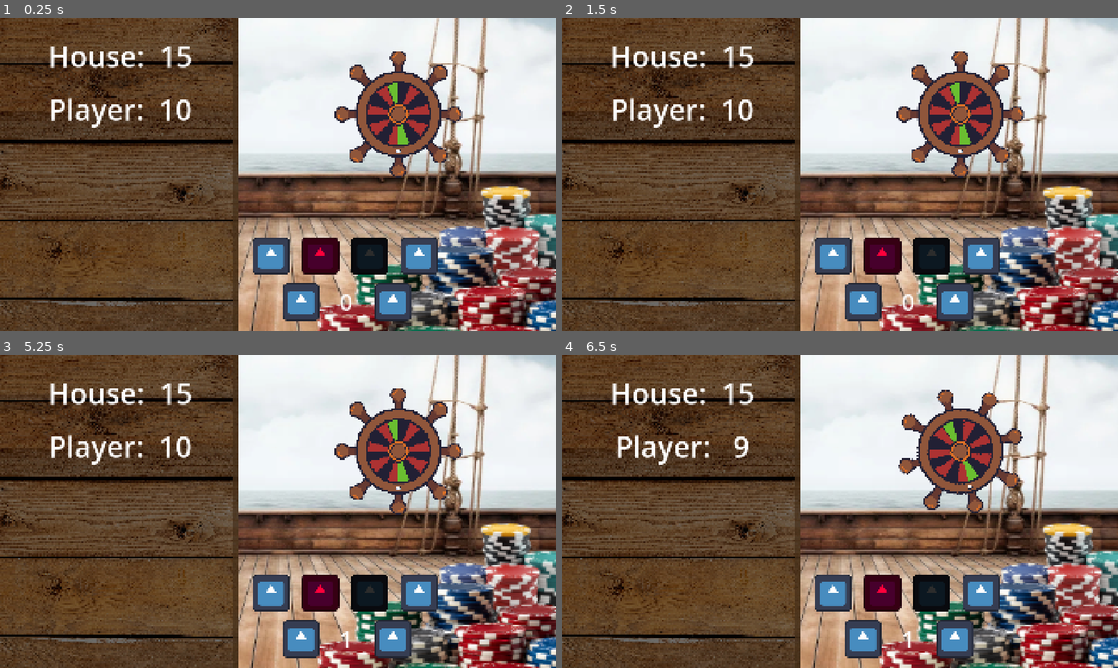
Above: before the commit, frames 1-4 (two rows, left to right).
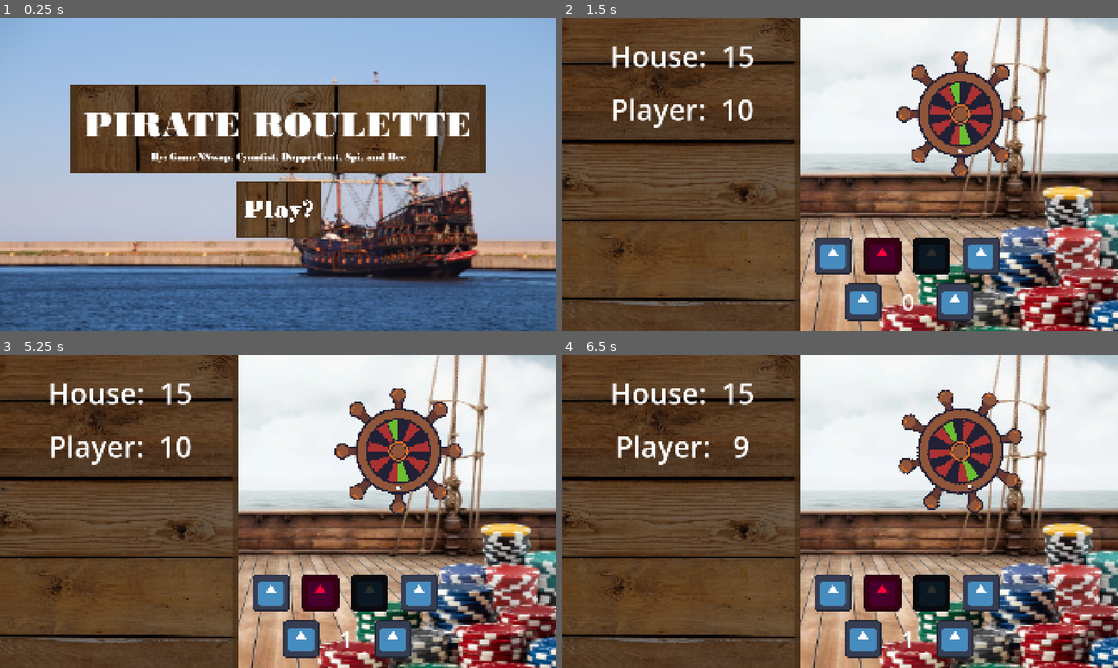
Above: after the commit, the same moments.

Repository: DapperCoat/The-Very-Serious-Game-Jam---Team-Bitato
Game: Godot game, scene res://Scenes/intro.tscn
Two runs of this game, one before a commit and one after it. Both use one fixed random seed, a clock stepped at 60 frames per second and the inputs below. Before the commit the project starts from res://Scenes/game_scene.tscn. The engine's default icon, where the game draws it, is replaced by a stand-in: a white triangle on a blue panel in a dark square.
Inputs (mouse positions are in pixels of both pictures, inside the frame that each line leads up to):
- Up to frame 1 (0.25 s): no input
- Up to frame 2 (1.5 s): click (840, 208) at 0.52 s; click (834, 255) at 1.25 s
- Up to frame 3 (5.25 s): click (322, 592) at 2 s; click (372, 592) at 2.75 s; click (417, 592) at 3.5 s; click (300, 639) at 4.25 s; click (394, 639) at 5 s
- Up to frame 4 (6.5 s): click (834, 592) at 5.75 s

The runs differ from the first frame. In frame 1, 92% of the frame differs, in the area x 0-100%, y 0-100%; in frame 2, 0.7%; in frame 3, 0.7%; in frame 4, 0.7%.

Commit message:
Added Play Buttons to Menu & Fixed UI Cont

Diff:
--- a/Scenes/intro.tscn
+++ b/Scenes/intro.tscn
@@ -1,19 +1,19 @@
 [gd_scene format=3 uid="uid://dvapm7kbr404o"]
 
-[ext_resource type="Texture2D" uid="uid://cpnp83rmnnio2" path="res://icon.svg" id="1_b226h"]
 [ext_resource type="Script" uid="uid://cw0d7u0rnyxsr" path="res://Scripts/intro.gd" id="1_duh1u"]
 [ext_resource type="FontFile" uid="uid://bfh3qvucf53mx" path="res://Assets/Fonts/Bodoni MT Black.ttf" id="2_alxvg"]
 [ext_resource type="Texture2D" uid="uid://dyfb10u1xfth7" path="res://Assets/QuickBG2.png" id="2_geirw"]
+[ext_resource type="Texture2D" uid="uid://fpj4awvgvs20" path="res://Assets/UiCont.jpg" id="3_rsiac"]
+[ext_resource type="Texture2D" uid="uid://7avfd6tsyihq" path="res://Assets/UIButtonPlayInactive.jpg" id="4_hwjxs"]
+[ext_resource type="Texture2D" uid="uid://dlcrrr3ti0cku" path="res://Assets/UIButtonPlayActive.jpg" id="5_rsiac"]
 
 [sub_resource type="LabelSettings" id="LabelSettings_11i6w"]
 font = ExtResource("2_alxvg")
-font_size = 200
-font_color = Color(0, 0, 0, 1)
+font_size = 125
 
 [sub_resource type="LabelSettings" id="LabelSettings_bbj2o"]
 font = ExtResource("2_alxvg")
 font_size = 33
-font_color = Color(0, 0, 0, 1)
 
 [node name="Intro" type="Node2D" unique_id=1762816506]
 script = ExtResource("1_duh1u")
@@ -38,6 +38,21 @@
 offset_bottom = -0.00012207031
 texture = ExtResource("2_geirw")
 
+[node name="NinePatchRect" type="NinePatchRect" parent="UI" unique_id=1955968538]
+layout_mode = 1
+anchors_preset = -1
+anchor_left = 6.0000005
+anchor_top = 5.7730002
+anchor_right = 42.032
+anchor_bottom = 13.449
+offset_left = -1.5258789e-05
+offset_top = 307.04922
+offset_right = -1414.0605
+offset_bottom = 127.78351
+rotation = -1.5707964
+scale = Vector2(11.28, 11.28)
+texture = ExtResource("3_rsiac")
+
 [node name="Title" type="Label" parent="UI" unique_id=7274268]
 layout_mode = 1
 anchors_preset = -1
@@ -49,7 +64,7 @@
 offset_top = -1.5258789e-05
 offset_right = -4.000122
 offset_bottom = -6.1035156e-05
-text = "TITLE HERE"
+text = "PIRATE ROULETTE"
 label_settings = SubResource("LabelSettings_11i6w")
 horizontal_alignment = 1
 vertical_alignment = 1
@@ -58,11 +73,13 @@
 layout_mode = 1
 anchors_preset = -1
 anchor_left = 13.000001
-anchor_top = 11.6
+anchor_top = 11.200001
 anchor_right = 35.050003
-anchor_bottom = 13.400001
+anchor_bottom = 13.000001
 offset_left = -6.1035156e-05
+offset_top = -3.0517578e-05
 offset_right = -0.00012207031
+offset_bottom = -6.1035156e-05
 text = "By: GameNSwap, Cyantist, DapperCoat, Spi, and Bee"
 label_settings = SubResource("LabelSettings_bbj2o")
 horizontal_alignment = 1
@@ -71,13 +88,15 @@
 [node name="StartGame" type="TextureButton" parent="UI" unique_id=1383745649]
 layout_mode = 1
 anchors_preset = -1
-anchor_left = 22.800001
+anchor_left = 20.400002
 anchor_top = 14.200001
-anchor_right = 26.000002
-anchor_bottom = 17.400002
+anchor_right = 27.750002
+anchor_bottom = 19.09
 offset_left = -6.1035156e-05
-offset_right = -0.00012207031
-offset_bottom = -6.1035156e-05
-texture_normal = ExtResource("1_b226h")
+offset_right = 195.99988
+offset_bottom = 130.40002
+scale = Vector2(0.5999976, 0.5999976)
+texture_normal = ExtResource("5_rsiac")
+texture_hover = ExtResource("4_hwjxs")
 
 [connection signal="pressed" from="UI/StartGame" to="." method="_on_start_game_pressed"]
--- a/project.godot
+++ b/project.godot
@@ -11,7 +11,7 @@
 [application]
 
 config/name="Bitato Spin To Win"
-run/main_scene="uid://wxpfijodrk57"
+run/main_scene="uid://dvapm7kbr404o"
 config/features=PackedStringArray("4.7", "Forward Plus")
 config/icon="res://icon.svg"
 
Binary file added: Assets/UIButtonPlayActive.jpg
Not shown, added: Assets/UIButtonPlayActive.jpg.import
Binary file added: Assets/UIButtonPlayInactive.jpg
Not shown, added: Assets/UIButtonPlayInactive.jpg.import
Binary file changed: Assets/UiCont.jpg
